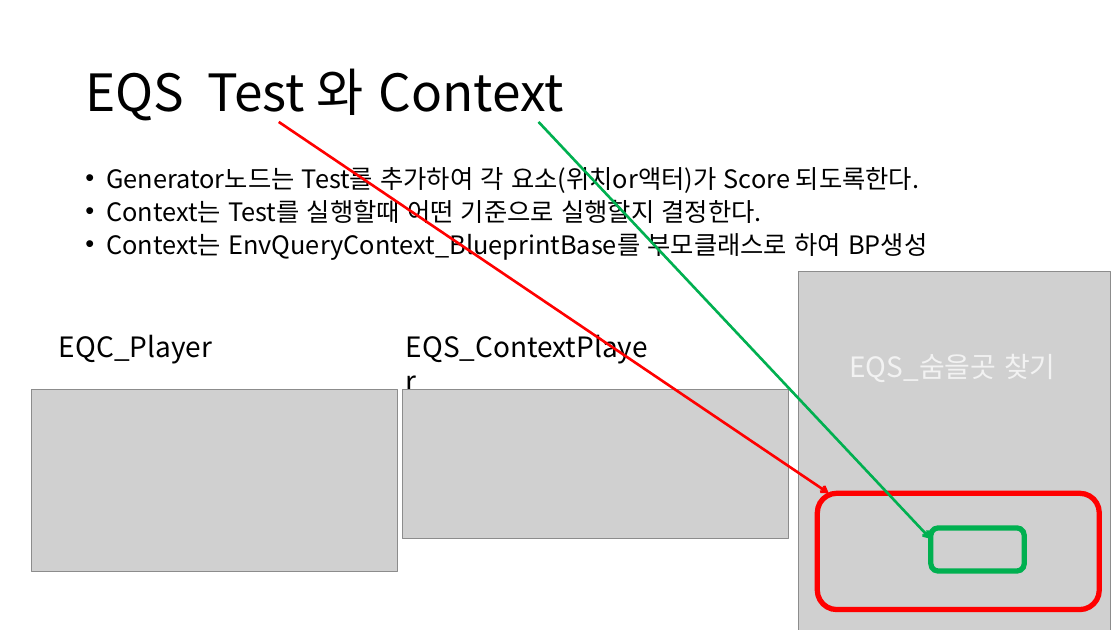
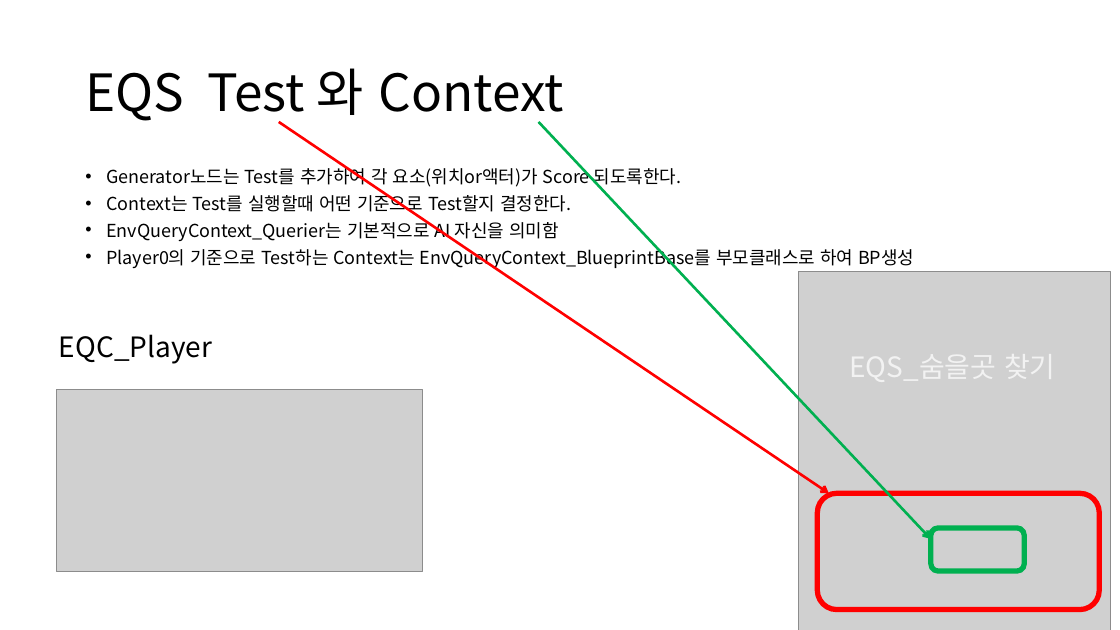
Before and after one commit to ldw9981/UE4_Blueprint, a slide deck: slide 37 of Day04/AI.pptx. Drawn at 1120x630 pixels with LibreOffice and Linux fonts; fonts in the diff are those of the drawing; grey boxes stand for pictures. Boxes give left, top, right and bottom in pixels: in the first picture for what was removed or moved away, otherwise in the second. Text is boxed around its words. In the diff, an @@ line names an element or a change of style, - is before the commit and + after.

Commit message:
update

```diff
--- a/Day04/AI.pptx
+++ b/Day04/AI.pptx
@@ text at (106, 165, 681, 189): size 21.7 to 15.4 pt in "Generator노드는 Test를 추가하여 각 요소(위치or액터)가 Score 되도록한다." @@
@@ text at (106, 192, 914, 269): text changed; size 21.7 to 15.4 pt @@
-• Context는 Test를 실행할때 어떤 기준으로 실행할지 결정한다.
-• Context는 EnvQueryContext_BlueprintBase를 부모클래스로 하여 BP생성
+• Context는 Test를 실행할때 어떤 기준으로 Test할지 결정한다.
+• EnvQueryContext_Querier는 기본적으로 AI 자신을 의미함
+• Player0의 기준으로 Test하는 Context는 EnvQueryContext_BlueprintBase를 부모클래스로 하여 BP생성
@@ text removed at (406, 329, 648, 365) @@
-EQS_ContextPlayer
@@ picture: place and size @@
-picture at (32, 389, 398, 571)
+picture at (56, 389, 423, 571)
@@ picture removed at (402, 389, 788, 539) @@
```
Also in this commit, not shown: 3 other slides changed.
